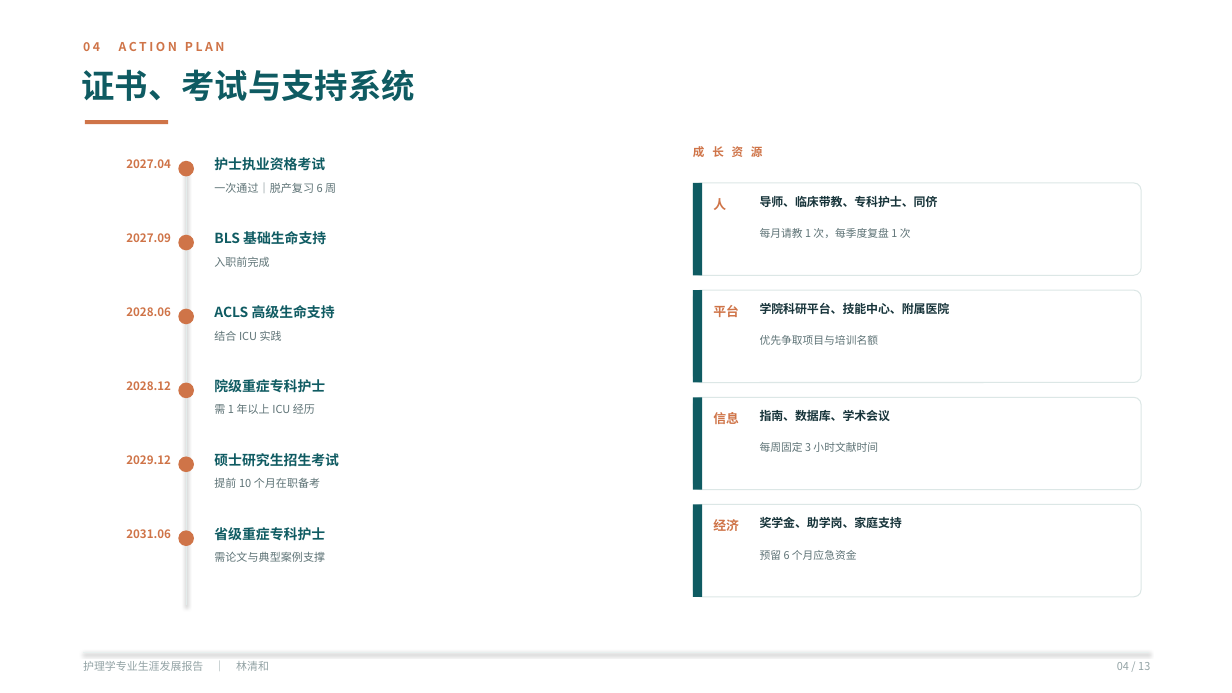
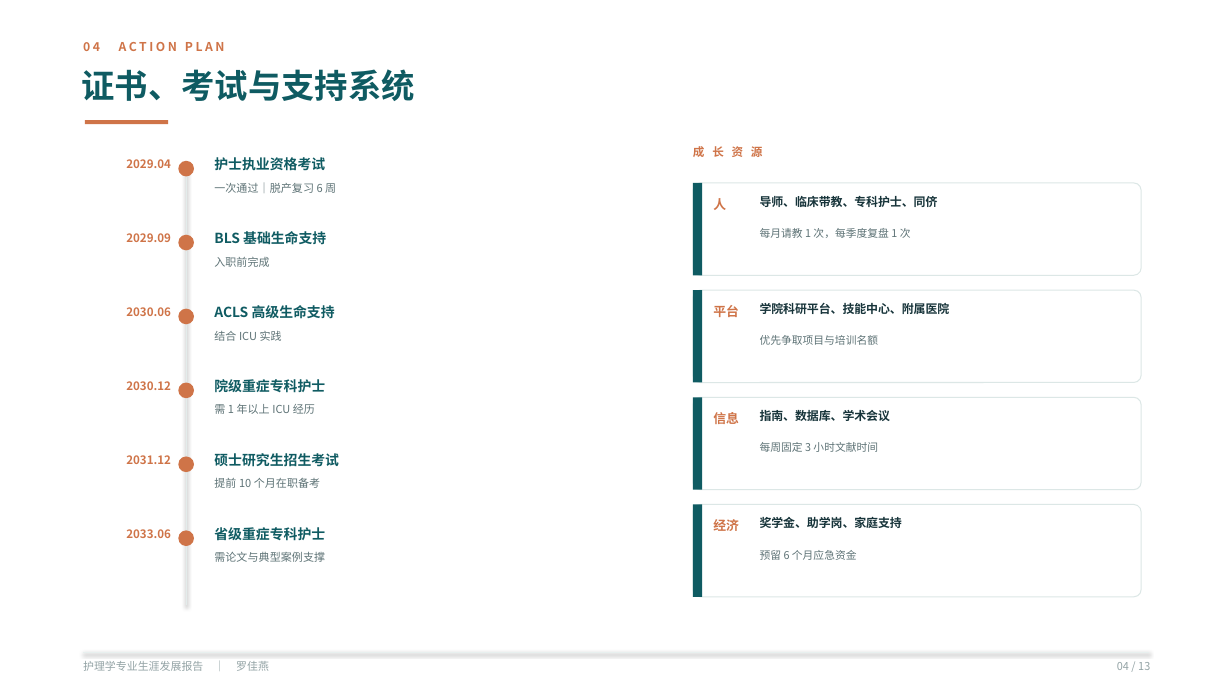
Before and after one commit to 2162638768/doremy.float.phone, a slide deck: slide 10 of 护理学职业规划大赛_生涯发展展示.pptx. Drawn at 1232x693 pixels with LibreOffice and Linux fonts; fonts in the diff are those of the drawing. Boxes give left, top, right and bottom in pixels: in the first picture for what was removed or moved away, otherwise in the second. Text is boxed around its words. In the diff, an @@ line names an element or a change of style, - is before the commit and + after.

```diff
--- a/护理学职业规划大赛_生涯发展展示.pptx
+++ b/护理学职业规划大赛_生涯发展展示.pptx
@@ text at <box>126,159,171,168</box>: text changed @@
-2027.04
+2029.04
@@ text at <box>126,233,171,242</box>: text changed @@
-2027.09
+2029.09
@@ text at <box>126,307,171,316</box>: text changed @@
-2028.06
+2030.06
@@ text at <box>126,381,171,390</box>: text changed @@
-2028.12
+2030.12
@@ text at <box>126,455,171,464</box>: text changed @@
-2029.12
+2031.12
@@ text at <box>126,529,171,538</box>: text changed @@
-2031.06
+2033.06
@@ text at <box>83,661,269,671</box>: text changed @@
-护理学专业生涯发展报告 ｜ 林清和
+护理学专业生涯发展报告 ｜ 罗佳燕
```
Also in this commit, not shown: 12 other slides changed, 1 other file.
